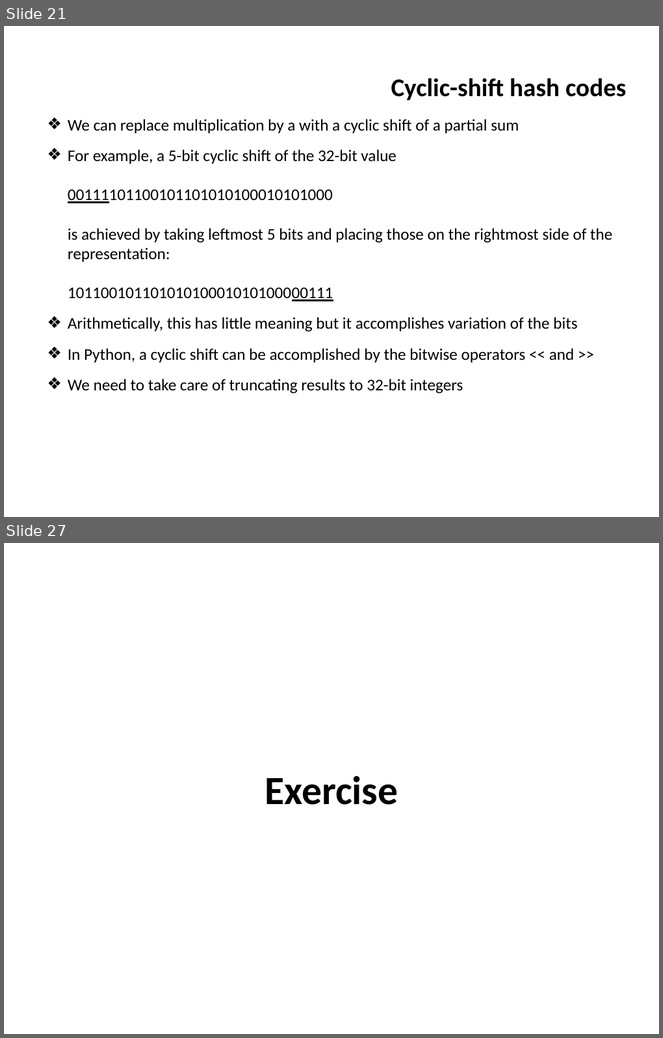
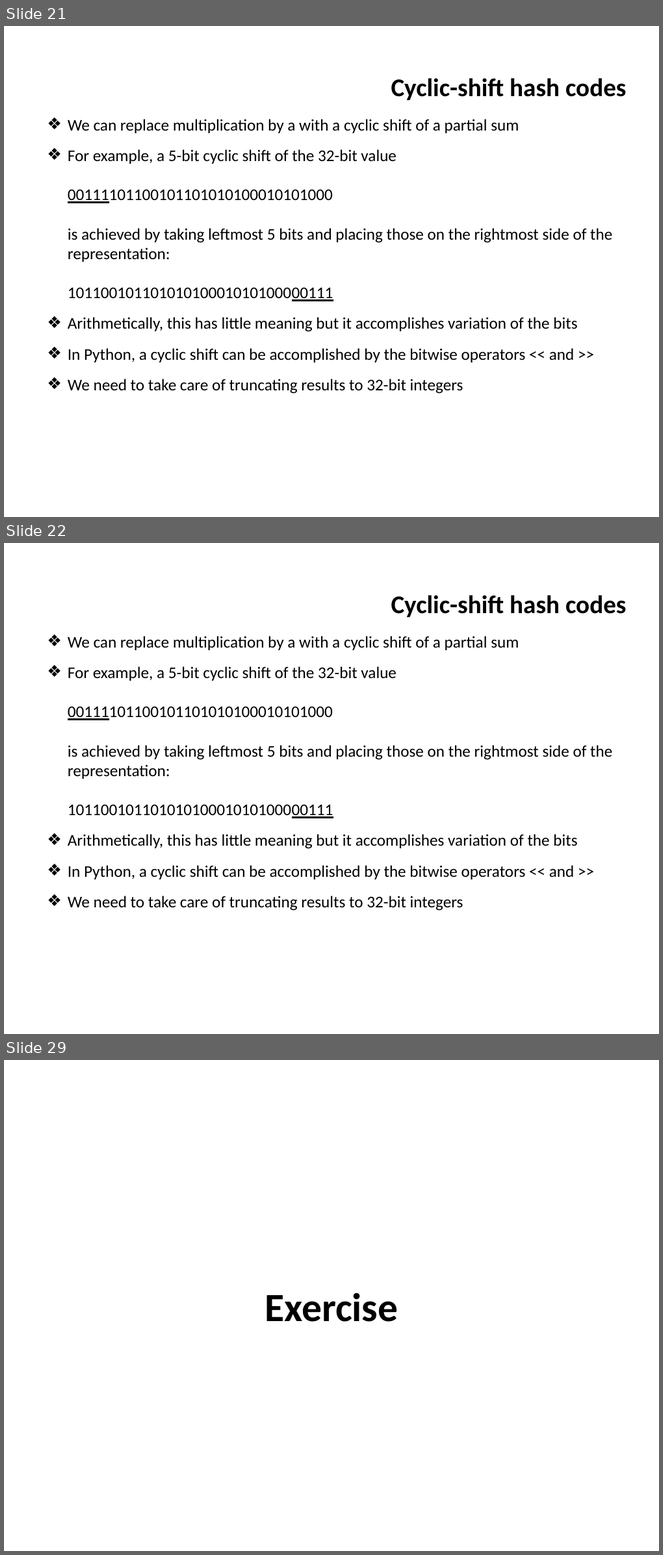
Before and after one commit to ifromm/dsa, a slide deck: slides/unit_5_hashtables.pptx. Shown one above the other, each under a label of ours: slides 21 and 27 before the commit, slides 21, 22 and 29 after it; the slides between them are not shown. The pictures are 663x1038 and 663x1555 pixels, drawn with LibreOffice and Linux fonts; fonts in the diff are those of the drawing; background and template pictures are left out. Boxes give left, top, right and bottom in pixels: in the first picture for what was removed or moved away, otherwise in the second. Text is boxed around its words. In the diff, an @@ line names an element or a change of style, - is before the commit and + after.

Commit message:
Added Cyclic shift Python code

```diff
--- a/slides/unit_5_hashtables.pptx
+++ b/slides/unit_5_hashtables.pptx
@@ slide 22 added at <box>4,543,659,1034</box>, background picture (left out); not listed: 1 template element that a slide beside it also shows @@
@@ title added at <box>391,595,627,617</box>, 28 pt, text #000000, bold @@
+Cyclic-shift hash codes
@@ text added at <box>68,636,612,911</box>, 18 pt, text #000000 @@
+❖ We can replace multiplication by a with a cyclic shift of a partial sum
+❖ For example, a 5-bit cyclic shift of the 32-bit value
+  00111101100101101010100010101000
+  is achieved by taking leftmost 5 bits and placing those on the rightmost side of the representation:
+  10110010110101010001010100000111
+❖ Arithmetically, this has little meaning but it accomplishes variation of the bits
+❖ In Python, a cyclic shift can be accomplished by the bitwise operators << and >>
+❖ We need to take care of truncating results to 32-bit integers
@@ what was slide 27 is now slide 29 @@
```
Also in this commit, not shown: 6 slides changed, 2 other slides added, 1 slide removed.
